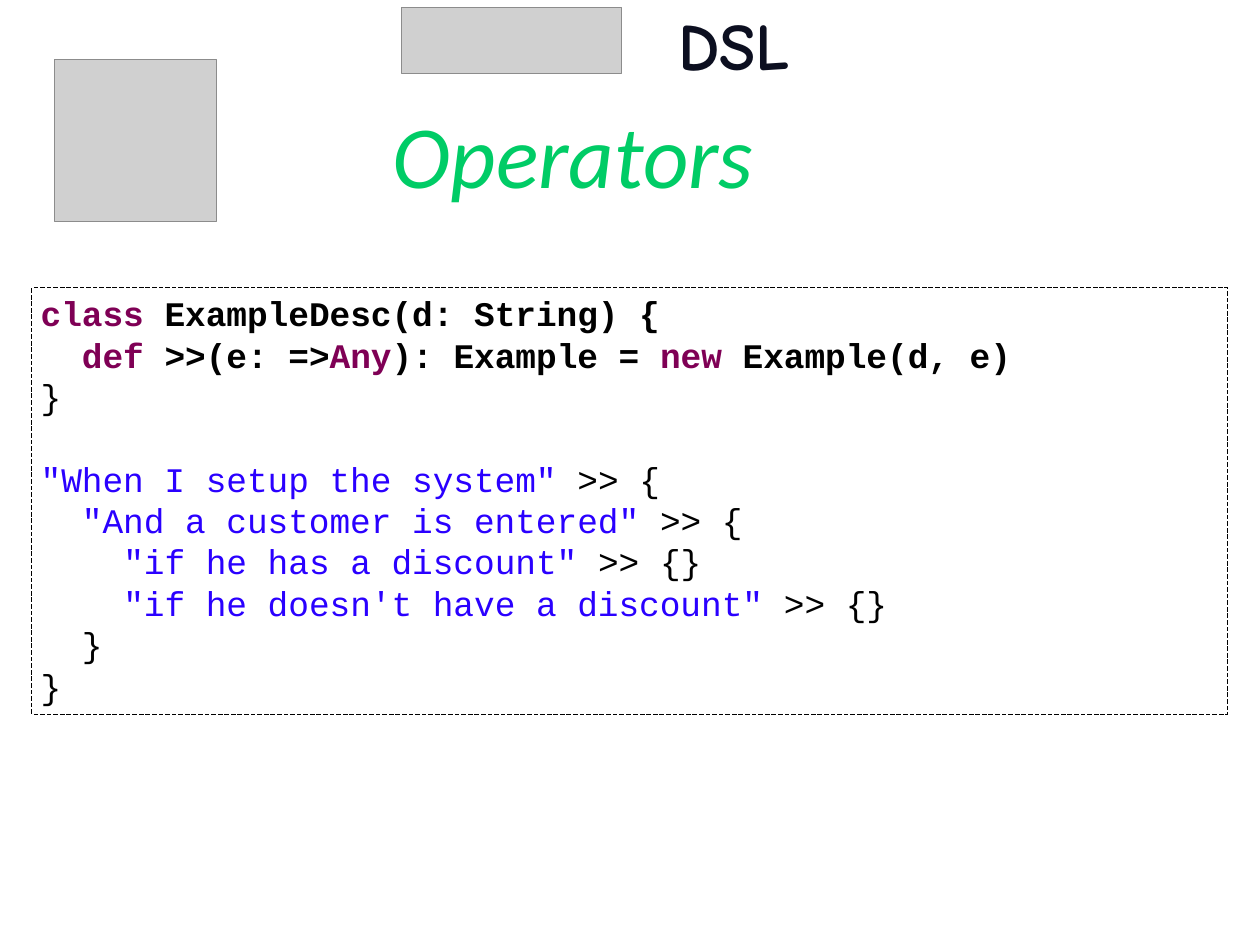
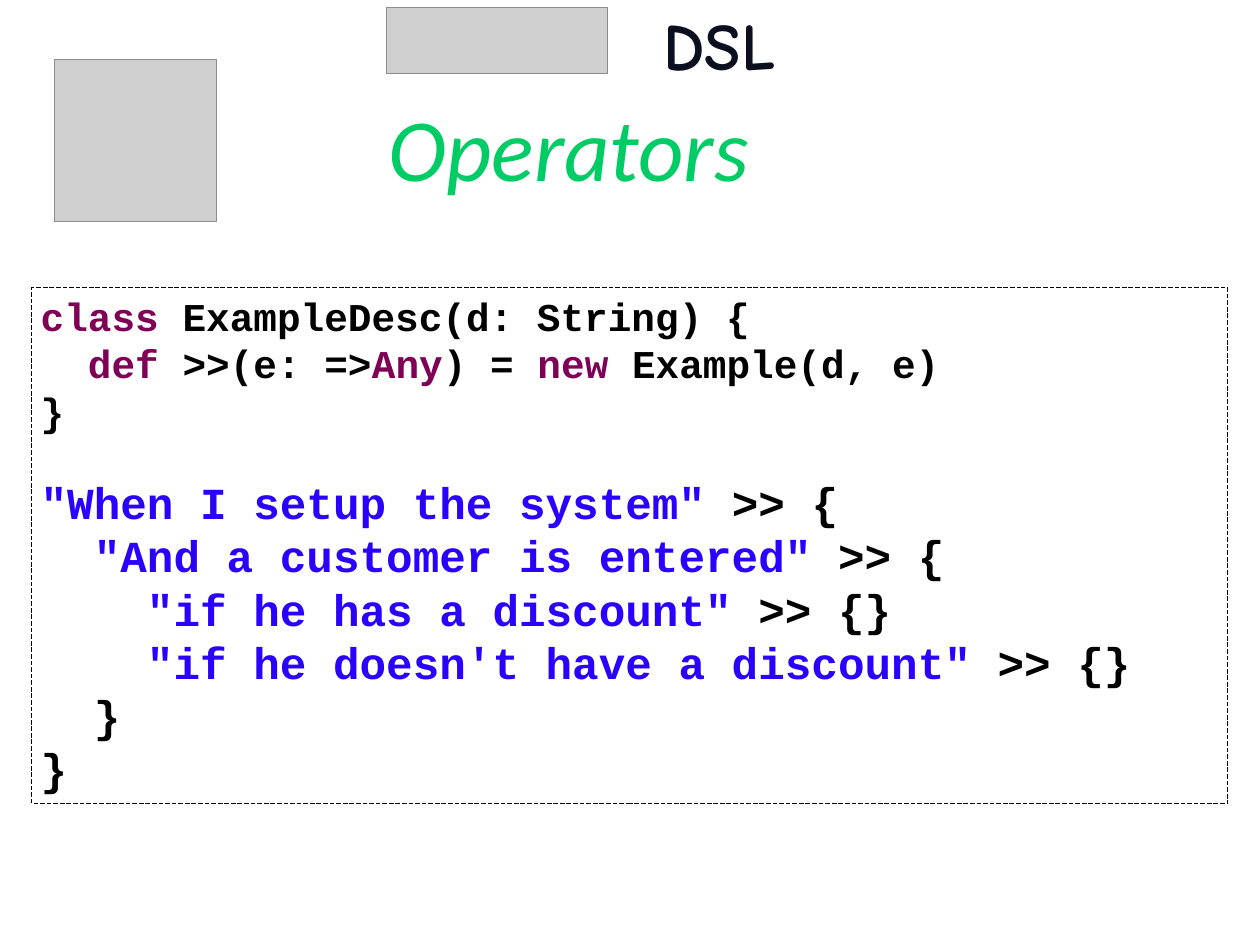
Before and after one commit to etorreborre/oscon-2010, a slide deck: slide 59 of src/main/resources/oscon_2010_specs.pptx. Drawn at 1260x945 pixels with LibreOffice and Linux fonts; fonts in the diff are those of the drawing; grey boxes stand for pictures; background and template pictures are left out. Boxes give left, top, right and bottom in pixels: in the first picture for what was removed or moved away, otherwise in the second. Text is boxed around its words. In the diff, an @@ line names an element or a change of style, - is before the commit and + after.

Commit message:
more formatting

```diff
--- a/src/main/resources/oscon_2010_specs.pptx
+++ b/src/main/resources/oscon_2010_specs.pptx
@@ title "DSL": place and size @@
-title "DSL" at box(678, 25, 790, 71)
+title "DSL" at box(663, 25, 775, 71)
@@ picture: place and size @@
-picture at box(401, 7, 622, 73)
+picture at box(386, 7, 607, 73)
@@ text "Operators": place and size @@
-text "Operators" at box(393, 130, 753, 203)
+text "Operators" at box(388, 123, 748, 196)
@@ rectangle "class ExampleDesc(d: String) {": place and size @@
-rectangle "class ExampleDesc(d: String) {" at box(32, 288, 1228, 714)
+rectangle "class ExampleDesc(d: String) {" at box(32, 288, 1228, 804)
@@ text in rectangle at box(41, 303, 971, 680): size 28 to 32 pt in "class ExampleDesc(d: String) {", "}"; bold on in "}", ""When I setup the system" >> {", ""And a customer is entered" >> {", ""if he has a discount" >> {}" and 3 more places; size 28 to 36 pt in ""When I setup the system" >> {", ""And a customer is entered" >> {", ""if he has a discount" >> {}", ""if he doesn't have a discount" >> ..." and 2 more places @@
@@ text in rectangle at box(88, 350, 939, 387): text changed; size 28 to 32 pt @@
-def >>(e: =>Any): Example = new Example(d, e)
+def >>(e: =>Any) = new Example(d, e)
```
Also in this commit, not shown: 47 other slides changed, 1 slide removed.
